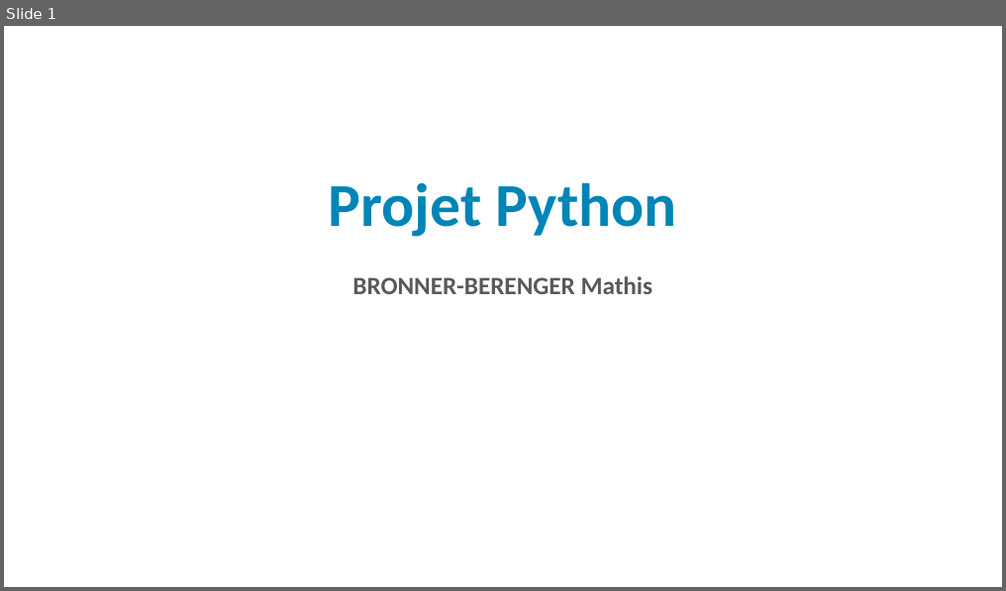
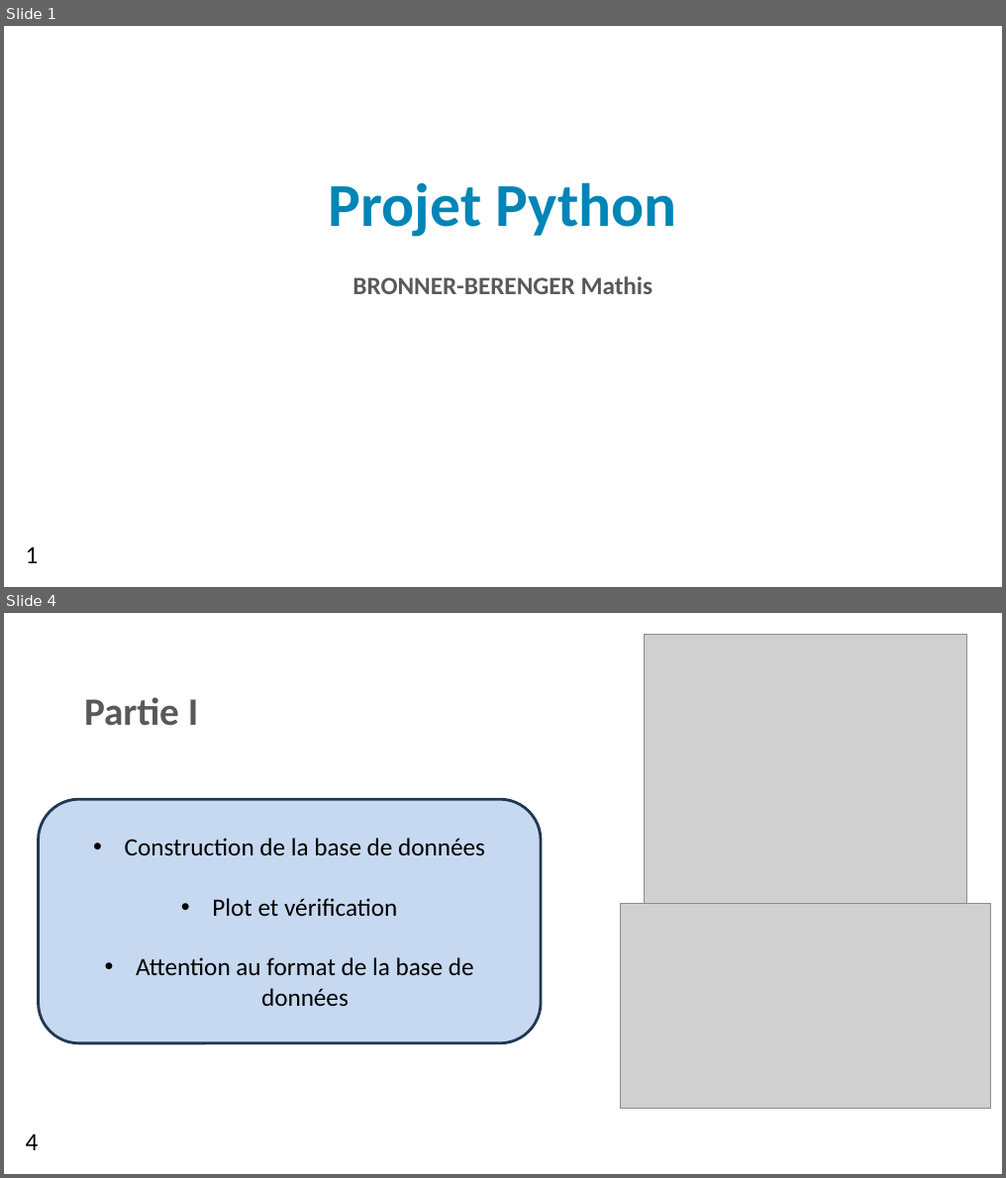
Before and after one commit to matmat201/Python_Project_M1, a slide deck: Présentation_Projet_Python.pptx. Shown one above the other, each under a label of ours: slide 1 before the commit, slides 1 and 4 after it; the slides between them are not shown. The pictures are 1006x591 and 1006x1178 pixels, drawn with LibreOffice and Linux fonts; fonts in the diff are those of the drawing; grey boxes stand for pictures; background and template pictures are left out. Boxes give left, top, right and bottom in pixels: in the first picture for what was removed or moved away, otherwise in the second. Text is boxed around its words. In the diff, an @@ line names an element or a change of style, - is before the commit and + after.

```diff
--- a/Présentation_Projet_Python.pptx
+++ b/Présentation_Projet_Python.pptx
@@ slide 4 added at (4, 613, 1002, 1174), background picture (left out) @@
@@ picture added at (645, 634, 967, 903) @@
@@ text added at (84, 697, 198, 726), 28 pt, text #595959, bold @@
+Partie I
@@ rounded rectangle added at (38, 799, 540, 1044), fill #C6D9F1, outline #233953 2 pt, 18 pt, text #000000 @@
+• Construction de la base de données
+• Plot et vérification
+• Attention au format de la base de données
@@ picture added at (621, 904, 991, 1109) @@
@@ text added at (26, 1134, 39, 1151), 18 pt, text #000000 @@
+4
@@ slide 1 changed as well @@
@@ text added at (26, 547, 39, 564), 18 pt, text #000000 @@
+1
```
Also in this commit, not shown: 10 other slides added, 1 slide removed.
